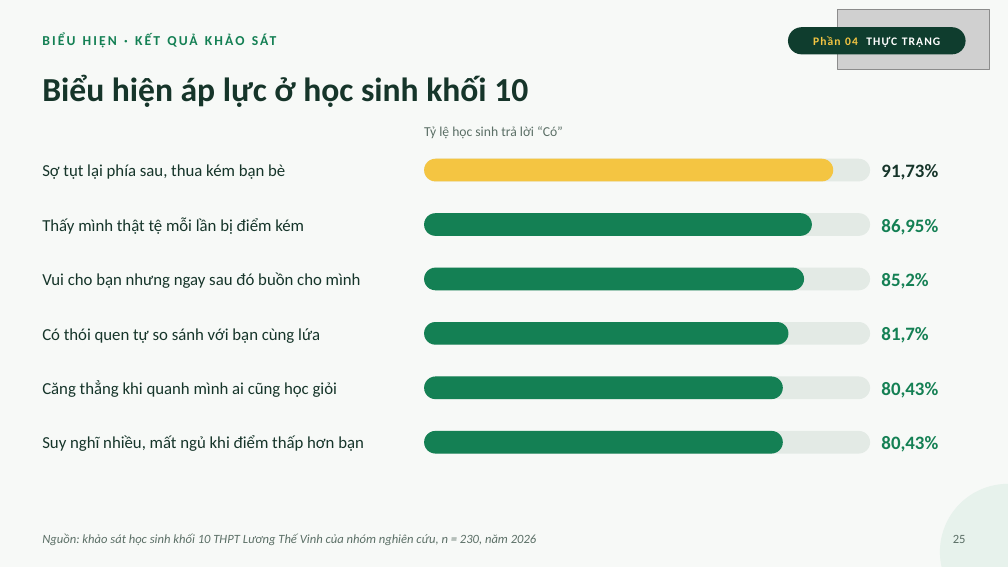
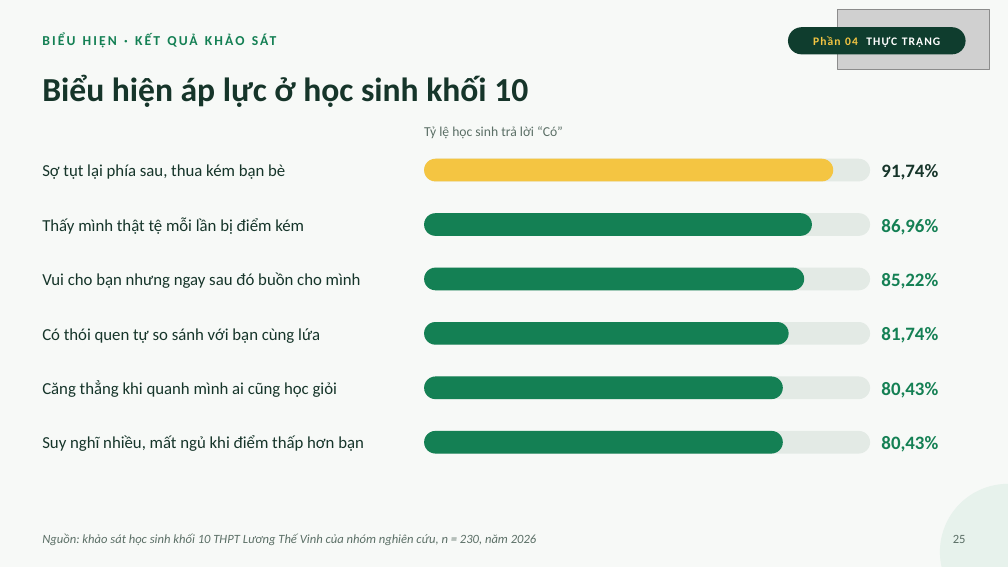
Before and after one commit to ngohuonglan2003-lab/Ppt-canva-ap-luc-dong-trang-lua, a slide deck: slide 25 of slide/Ap-luc-dong-trang-lua.pptx. Drawn at 1008x567 pixels with LibreOffice and Linux fonts; fonts in the diff are those of the drawing; grey boxes stand for pictures. Boxes give left, top, right and bottom in pixels: in the first picture for what was removed or moved away, otherwise in the second. Text is boxed around its words. In the diff, an @@ line names an element or a change of style, - is before the commit and + after.

```diff
--- a/slide/Ap-luc-dong-trang-lua.pptx
+++ b/slide/Ap-luc-dong-trang-lua.pptx
@@ text at bbox=[881, 164, 938, 180]: text changed @@
-91,73%
+91,74%
@@ text at bbox=[881, 219, 938, 235]: text changed @@
-86,95%
+86,96%
@@ text at bbox=[881, 273, 938, 289]: text changed @@
-85,2%
+85,22%
@@ text at bbox=[881, 327, 938, 343]: text changed @@
-81,7%
+81,74%
```
Also in this commit, not shown: 11 other slides changed, 2 other files.
